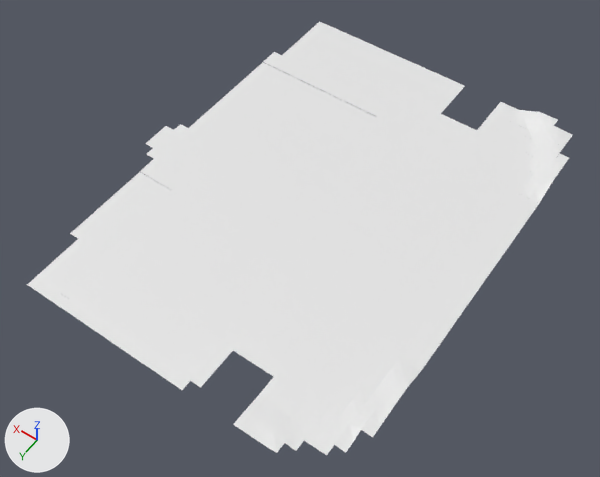
Two versions of the glTF model rooms/lecture-theatre/walk.glb, one commit apart.
Both versions are drawn from a camera (50 mm lens) standing at (0.64, 8.44, 11.44) and looking at (6.02, 0.91, -0.39). Lighting does not change. The marker at lower left points along +X, +Y and +Z. The first picture is the older version.

Objects in the first picture: 'walk'.
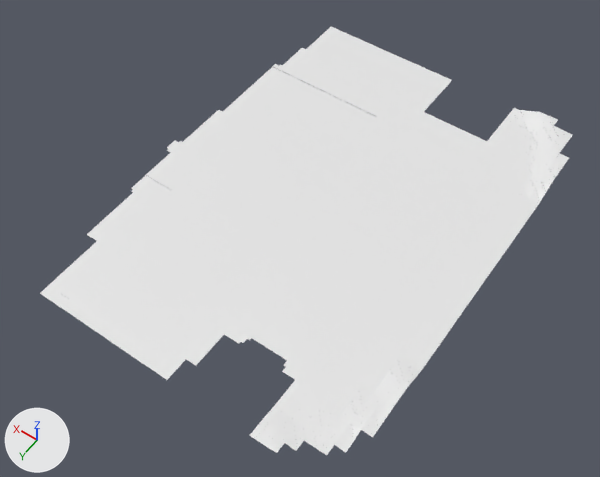
Pixel boxes [x1, y1, x2, y2] of what changed, in the pictures (600 x 477 px):
'walk', reshaped
    before: [27, 22, 572, 455]
    after: [40, 27, 572, 455]
part 1 of me_walk, deleted
    before: [145, 126, 173, 148]
part 2 of me_walk, deleted
    before: [147, 124, 188, 158]
part 3 of me_walk, cut back
    before: [143, 311, 324, 439]
    after: [143, 295, 421, 455]
part 4 of me_walk, cut back
    before: [27, 22, 533, 308]
    after: [40, 27, 572, 308]

Patch to the scene script:
```diff
--- a/rooms/lecture-theatre/walk.glb.py
+++ b/rooms/lecture-theatre/walk.glb.py
@@ me_walk @@
 # used by ob_walk; location = (0.0, 0.0, 0.0)
-me_walk.from_pydata(...)  # 200 vertices, 198 faces; spans x 2.8..9.6, y -4.0..4.6, z -0.02..0.18
+me_walk.from_pydata(...)  # 1244 vertices, 1016 faces; spans x 2.8..9.2, y -4.0..4.6, z -0.02..0.18
+# me_walk part 1: the loose piece of 4 vertices spanning x 9.4..9.6, y 0.4..1.0, z -0.01 is deleted
+# me_walk part 2: the loose piece of 4 vertices spanning x 9.2..9.4, y 0.2..1.2, z -0.01 is deleted
+# me_walk part 3: 7 vertices moved from x 4.6..6.4, y 3.6..4.6, z 0.0 to x 4.3..6.4, y 3.45..4.6, z 0.0; 10 vertices removed from x 4.4..6.4, y 3.6..4.6, z 0.0..0.04; 590 vertices added at x 2.8..6.4, y 2.2..4.6, z 0.0..0.13
+# me_walk part 4: 6 vertices moved from x 4.6..9.2, y -4.0..4.6, z -0.02..0.0 to x 4.3..9.05, y -4.0..4.6, z -0.02..0.0; 12 vertices removed from x 4.6..9.2, y -4.0..4.4, z -0.02..0.0; 484 vertices added at x 2.8..9.2, y -4.0..4.4, z -0.02..0.18
```
